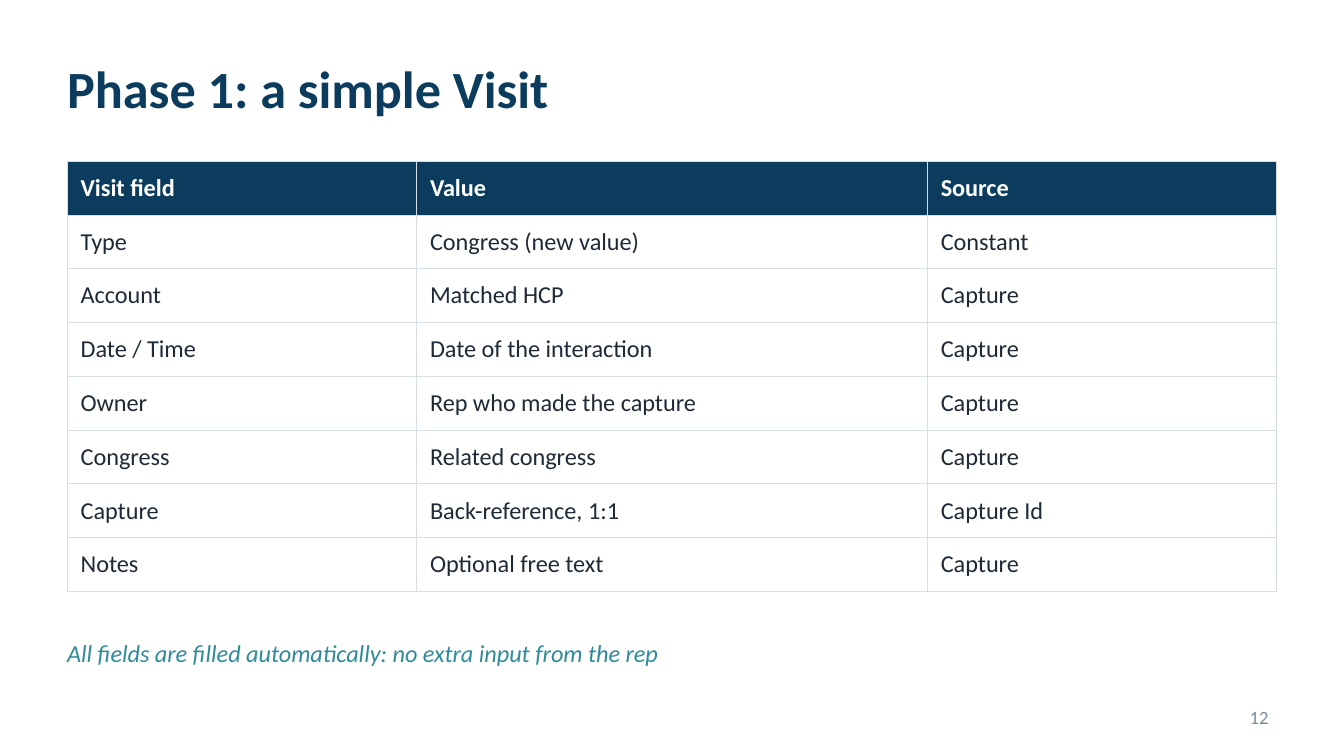
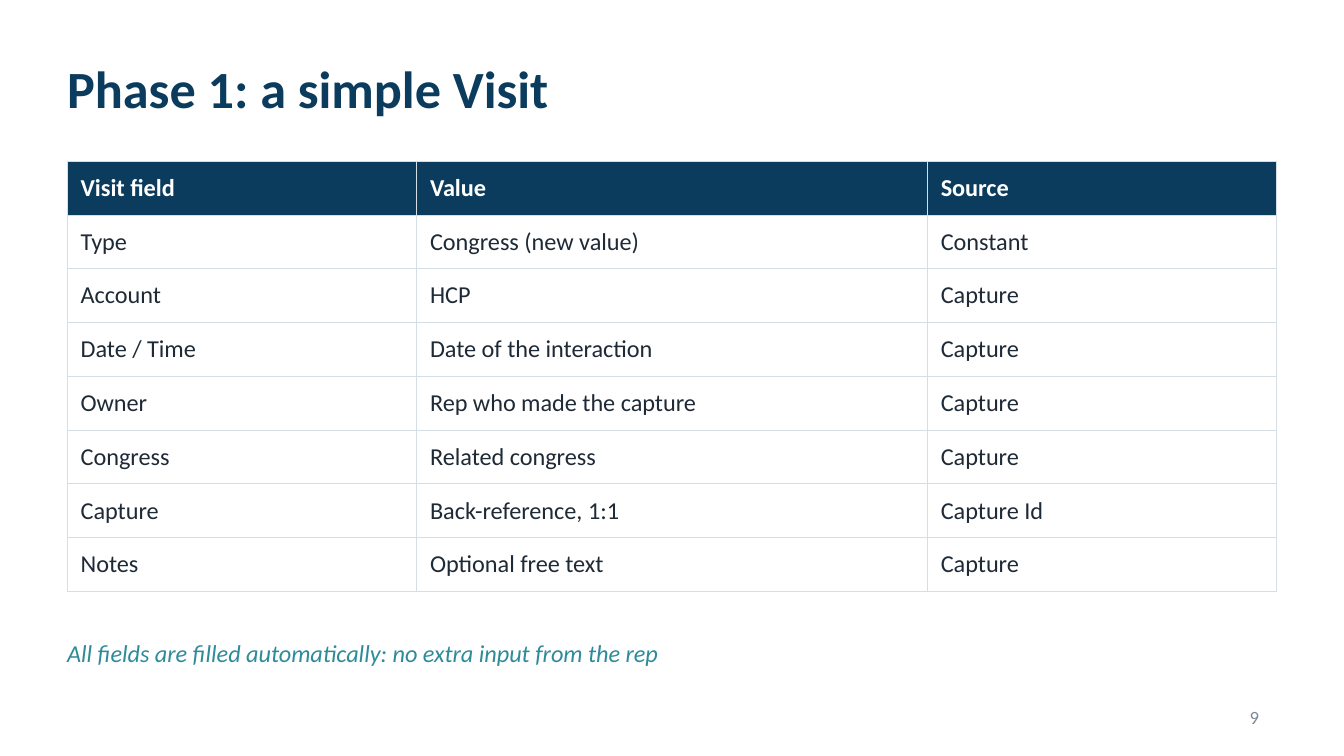
Before and after one commit to patrik8585/claude, a slide deck: slide 9 of slides/France_CBU_Congress_Solution.pptx (slide 12 before the commit). Drawn at 1344x756 pixels with LibreOffice and Linux fonts; fonts in the diff are those of the drawing. Boxes give left, top, right and bottom in pixels: in the first picture for what was removed or moved away, otherwise in the second. Text is boxed around its words. In the diff, an @@ line names an element or a change of style, - is before the commit and + after.

```diff
--- a/slides/France_CBU_Congress_Solution.pptx
+++ b/slides/France_CBU_Congress_Solution.pptx
@@ table at (67, 161, 1277, 580) @@
-row 3, column 2: Matched HCP
+row 3, column 2: HCP
@@ page number at (1250, 712, 1259, 724): text changed @@
-12
+9
```
Also in this commit, not shown: 8 other slides changed, 3 slides removed.
